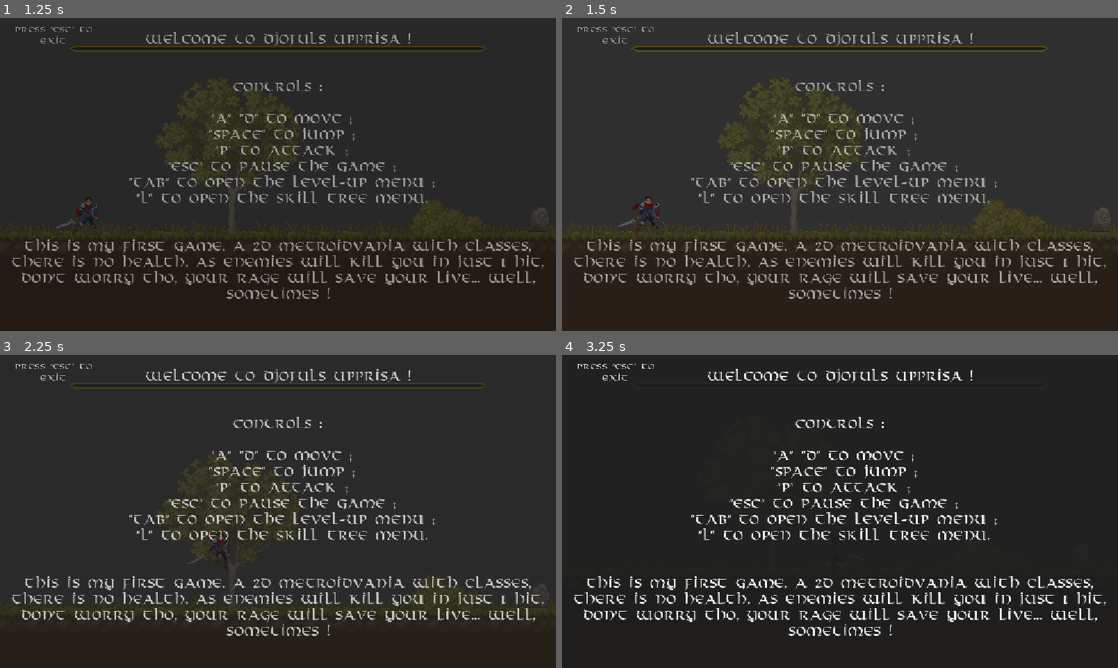
Above: before the commit, frames 1-4 (two rows, left to right).
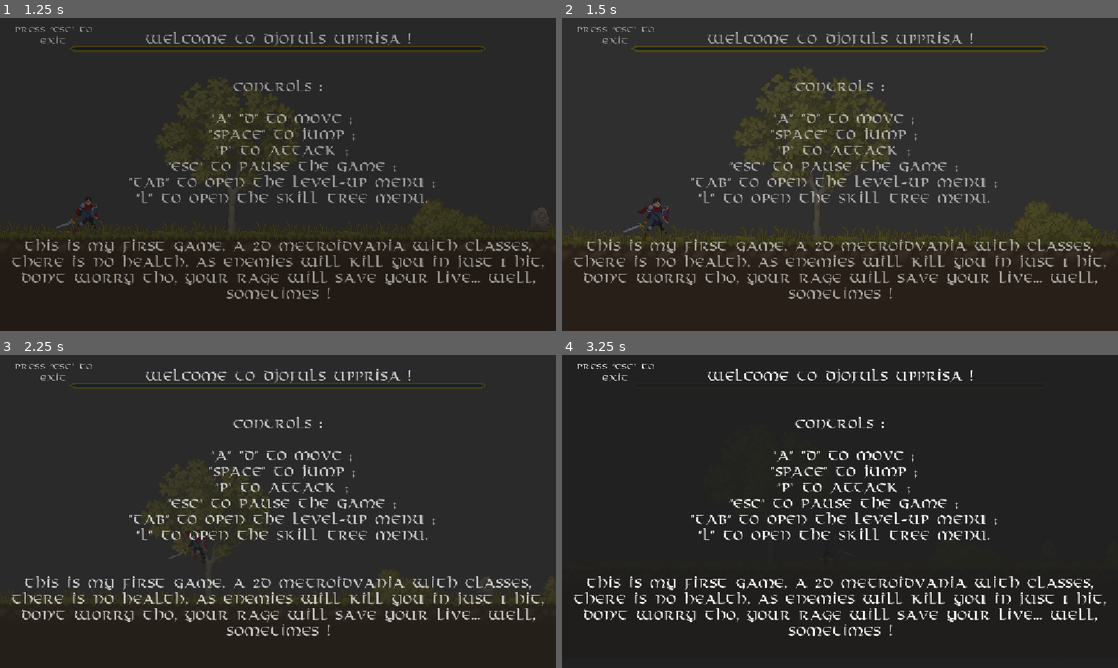
Above: after the commit, the same moments.

Repository: Leasx111/Tiofus-Ubrisa
Game: Godot game, scene res://scenes/Menus and Death Screen/Menus/main_menu.tscn
Two runs of this game, one before a commit and one after it. Both use one fixed random seed, a clock stepped at 60 frames per second and the inputs below.
Inputs (mouse positions are in pixels of both pictures, inside the frame that each line leads up to):
- Up to frame 1 (1.25 s): click "New Game" at 0.5 s
- Up to frame 2 (1.5 s): tap Enter (save) at 1.25 s; move the mouse to (962, 158) at 1.27 s; hold D (move_right) from 1.28 s (still down); tap Mouse wheel up (zoom_in, bound only after the commit) at 1.35 s
- Up to frame 3 (2.25 s): keep holding D (move_right); tap Space (jump) at 1.52 s; tap Mouse wheel down (zoom_out, bound only after the commit) at 1.55, 2.1 s; move the mouse to (166, 527) at 2.02 s
- Up to frame 4 (3.25 s): tap Space (jump) at 2.27 s; tap Mouse wheel up (zoom_in, bound only after the commit) at 2.3 s; move the mouse to (895, 442) at 2.77 s; release D (move_right) at 2.78 s; hold A (move_left) from 2.78 s (still down); tap P (attack) at 2.85 s; tap Mouse wheel down (zoom_out, bound only after the commit) at 3.05 s

Frame 1 is identical in both runs. In frame 2, 2.4% of the frame differs, in the area x 0-100%, y 16-73%; in frame 3, 0.3%; in frame 4, less than 0.1%.

Commit message:
added zoom prototipe

Diff:
--- a/project.godot
+++ b/project.godot
@@ -84,6 +84,16 @@
 "events": [Object(InputEventKey,"resource_local_to_scene":false,"resource_name":"","device":-1,"window_id":0,"alt_press …(192 unchanged characters)…
 ]
 }
+zoom_in={
+"deadzone": 0.2,
+"events": [Object(InputEventMouseButton,"resource_local_to_scene":false,"resource_name":"","device":-1,"window_id":0,"alt_pressed":false,"shift_pressed":false,"ctrl_pressed":false,"meta_pressed":false,"button_mask":8,"position":Vector2(158, 28),"global_position":Vector2(167, 76),"factor":1.0,"button_index":4,"canceled":false,"pressed":true,"double_click":false,"script":null)
+]
+}
+zoom_out={
+"deadzone": 0.2,
+"events": [Object(InputEventMouseButton,"resource_local_to_scene":false,"resource_name":"","device":-1,"window_id":0,"alt_pressed":false,"shift_pressed":false,"ctrl_pressed":false,"meta_pressed":false,"button_mask":16,"position":Vector2(176, 25),"global_position":Vector2(185, 73),"factor":1.0,"button_index":5,"canceled":false,"pressed":true,"double_click":false,"script":null)
+]
+}
 
 [layer_names]
 
--- a/scenes/Other/game.tscn
+++ b/scenes/Other/game.tscn
@@ -7,6 +7,7 @@
 [ext_resource type="PackedScene" uid="uid://crw6wkk478mg" path="res://scenes/Menus and Death Screen/Menus/level_menu.tscn" id="3_u5sy4"]
 [ext_resource type="PackedScene" uid="uid://dblgjxm2j3jc2" path="res://scenes/Menus and Death Screen/Menus/exit_menu.tscn" id="4_0tnpc"]
 [ext_resource type="PackedScene" uid="uid://cjrpd2i7pegae" path="res://scenes/Menus and Death Screen/Death Screen/death_screen.tscn" id="4_gee14"]
+[ext_resource type="Script" uid="uid://b1rxdglcf1awc" path="res://scripts/Menus and Death Screen/Skill Tree Menu/camera.gd" id="5_ith2t"]
 [ext_resource type="Script" uid="uid://k5jlm5rd5ury" path="res://scripts/Room and Save System/room_transition.gd" id="6_vtaks"]
 [ext_resource type="Texture2D" uid="uid://d1n5t1na86412" path="res://assets/Characters/Player/Exp bar/under.png" id="7_kvpfn"]
 [ext_resource type="Texture2D" uid="uid://djdhf1eje800r" path="res://assets/Characters/Player/Exp bar/over.png" id="8_dinhu"]
@@ -48,6 +49,7 @@
 limit_right = 592
 limit_bottom = 328
 limit_smoothed = true
+script = ExtResource("5_ith2t")
 
 [node name="CanvasLayer" type="CanvasLayer" parent="Player" unique_id=1679689125]
 
--- /dev/null
+++ b/scripts/Menus and Death Screen/Skill Tree Menu/camera.gd
@@ -0,0 +1,22 @@
+extends Camera2D
+
+
+# Called when the node enters the scene tree for the first time.
+func _ready() -> void:
+	pass # Replace with function body.
+
+
+# Called every frame. 'delta' is the elapsed time since the previous frame.
+func _process(_delta: float) -> void:
+	pass
+
+
+func _input(event: InputEvent) -> void:
+
+	if event.is_action("zoom_in") :
+
+		self.zoom += Vector2(0.1, 0.1)
+
+	if event.is_action("zoom_out") :
+
+		self.zoom -= Vector2(0.1, 0.1)
Not shown, added: scripts/Menus and Death Screen/Skill Tree Menu/camera.gd.uid
